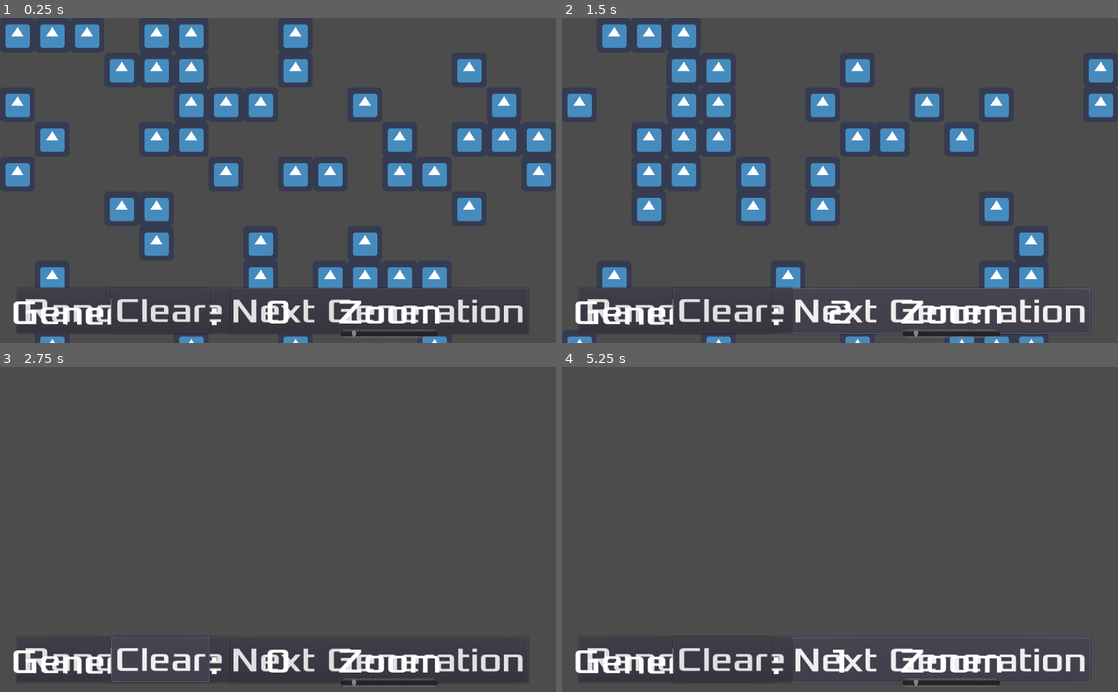
Above: before the commit, frames 1-4 (two rows, left to right).
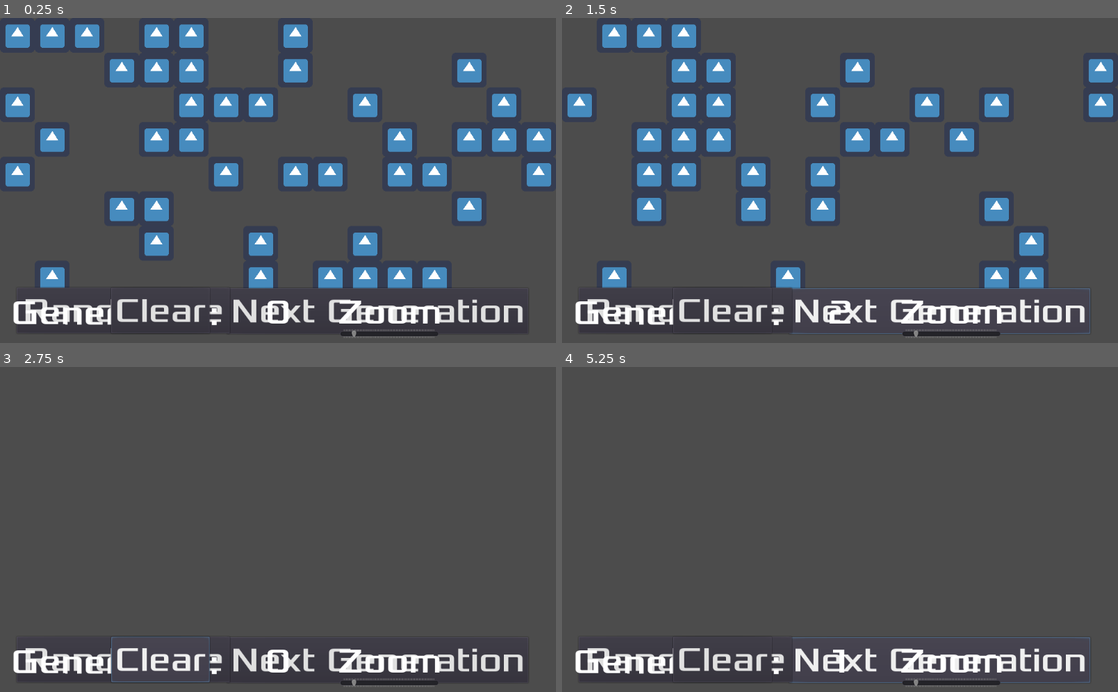
Above: after the commit, the same moments.

Repository: albertomsp/godot-game-of-life
Game: Godot game, scene res://src/Main.tscn
Same seed, same stepped clock (60 frames per second), same inputs: the game is played once before the commit and once after it. The engine's default icon, where the game draws it, is replaced by a stand-in: a white triangle on a blue panel in a dark square.
Inputs:
- Up to frame 1 (0.25 s): no input
- Up to frame 2 (1.5 s): click "Next Generation" at 0.5 s; click "Next Generation" at 1.25 s
- Up to frame 3 (2.75 s): click "Randomize" at 2 s
- Up to frame 4 (5.25 s): click "Clear" at 2.75 s; click "Randomize" at 3.5 s; click "Clear" at 4.25 s; click "Next Generation" at 5 s

The runs differ from the first frame. In frame 1, 0.4% of the frame differs, in the area x 7-81%, y 97-100%; in frame 2, 0.5%, in the area x 1-87%, y 97-100%; in frame 3, less than 0.1%; in frame 4, less than 0.1%.

Commit message:
Improving UI so board doesnt go to the UI elements

Diff:
--- a/project.godot
+++ b/project.godot
@@ -25,4 +25,5 @@
 
 [rendering]
 
+environment/default_clear_color=Color( 0.301961, 0.301961, 0.301961, 1 )
 environment/default_environment="res://default_env.tres"
--- a/src/HUD.tscn
+++ b/src/HUD.tscn
@@ -9,6 +9,15 @@
 
 [node name="HUD" type="CanvasLayer"]
 script = ExtResource( 1 )
+
+[node name="ColorRect" type="ColorRect" parent="."]
+anchor_top = 0.9
+anchor_right = 1.0
+anchor_bottom = 1.0
+color = Color( 0.301961, 0.301961, 0.301961, 1 )
+__meta__ = {
+"_edit_use_anchors_": false
+}
 
 [node name="NextGenButton" type="Button" parent="."]
 anchor_left = 0.95
